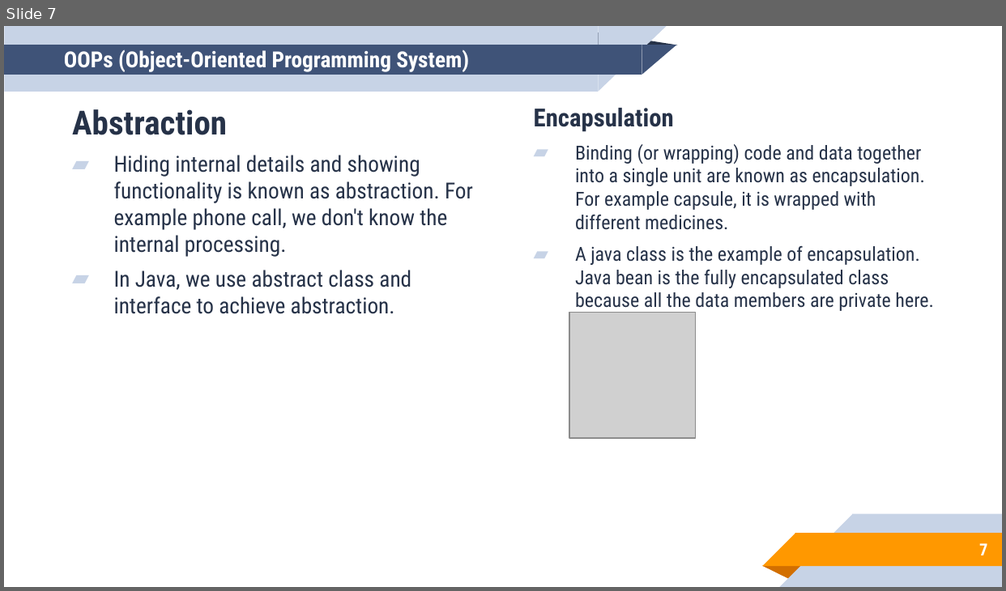
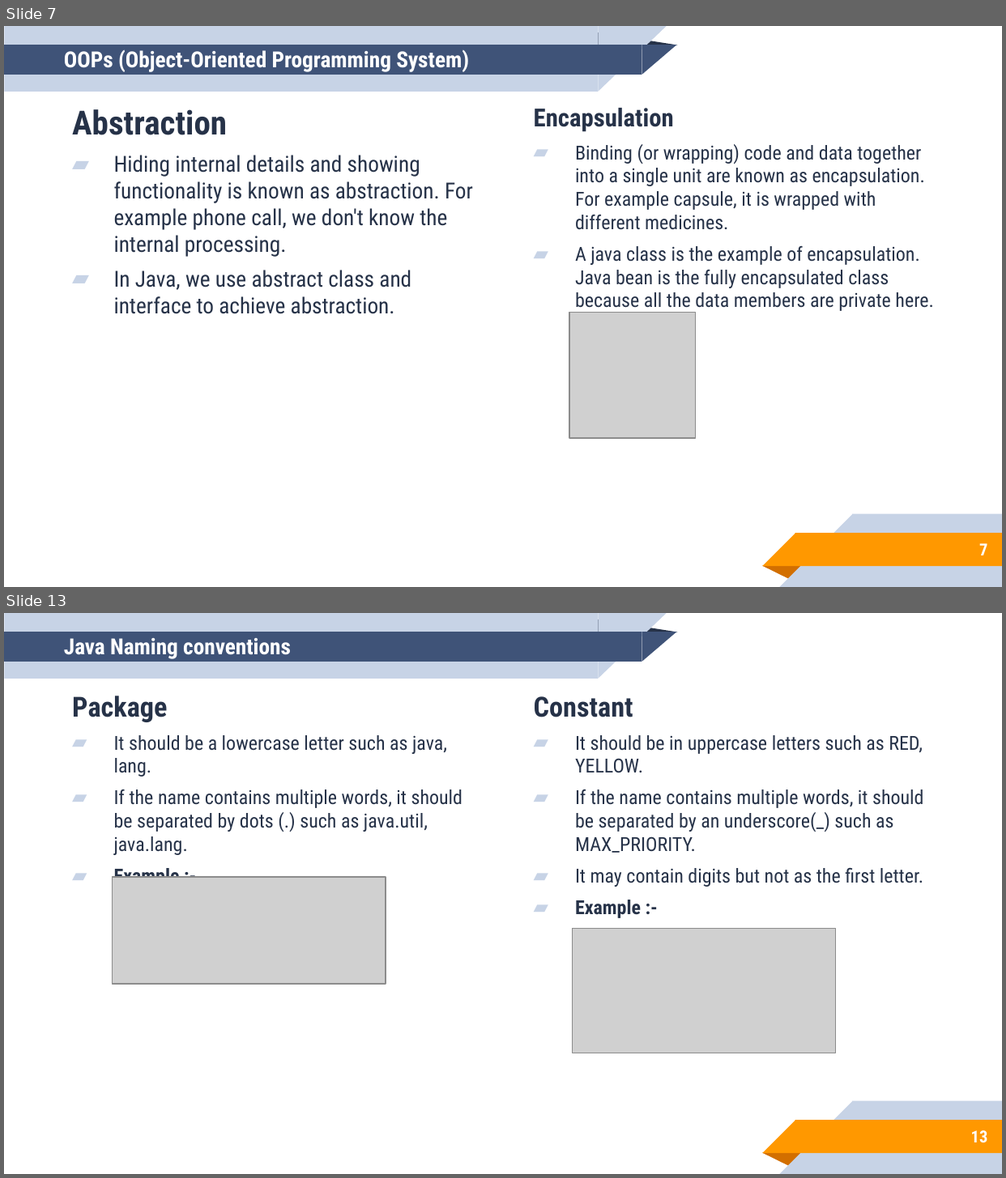
Before and after one commit to aronipurwanto/materi-xa, a slide deck: java/java-logic/Slide-Java-Logic-05.pptx. Shown one above the other, each under a label of ours: slide 7 before the commit, slides 7 and 13 after it; the slides between them are not shown. The pictures are 1006x591 and 1006x1178 pixels, drawn with LibreOffice and Linux fonts; fonts in the diff are those of the drawing; grey boxes stand for pictures. Boxes give left, top, right and bottom in pixels: in the first picture for what was removed or moved away, otherwise in the second. Text is boxed around its words. In the diff, an @@ line names an element or a change of style, - is before the commit and + after.

```diff
--- a/java/java-logic/Slide-Java-Logic-05.pptx
+++ b/java/java-logic/Slide-Java-Logic-05.pptx
@@ slide 13 added at (4, 613, 1002, 1174), background #FFFFFF; not listed: 10 template elements that a slide beside it also shows @@
@@ title added at (64, 638, 291, 659), 16 pt, text #FFFFFF, bold @@
+Java Naming conventions
@@ text added at (72, 696, 463, 878), 14 pt, text #263248 @@
+Package
+▰ It should be a lowercase letter such as java, lang.
+▰ If the name contains multiple words, it should be separated by dots (.) such as java.util, java.lang.
+▰ Example :-
@@ text added at (534, 696, 924, 918), 14 pt, text #263248 @@
+Constant
+▰ It should be in uppercase letters such as RED, YELLOW.
+▰ If the name contains multiple words, it should be separated by an underscore(_) such as MAX_PRIORITY.
+▰ It may contain digits but not as the first letter.
+▰ Example :-
@@ picture added at (112, 877, 386, 984) @@
@@ picture added at (573, 928, 836, 1053) @@
@@ page number added at (971, 1131, 988, 1144), 12 pt, text #FFFFFF, bold @@
+13
```
Also in this commit, not shown: 12 slides changed, 12 other slides added, 12 other files.
